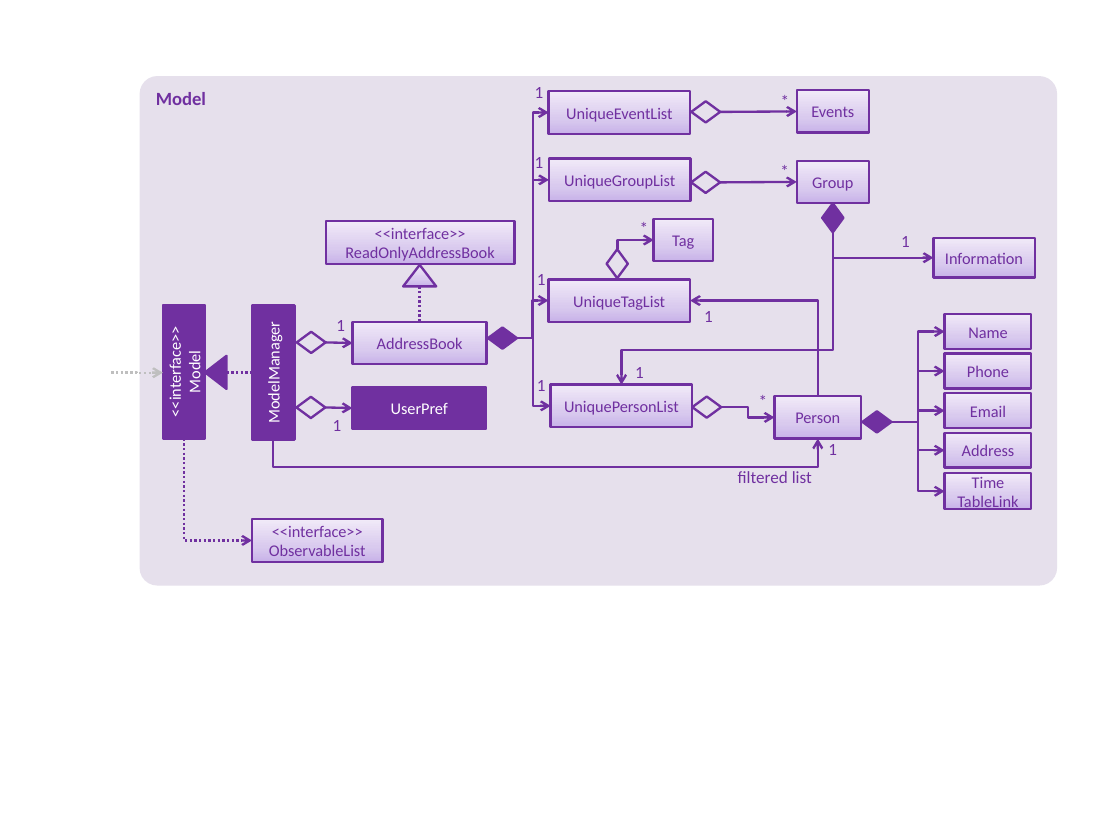
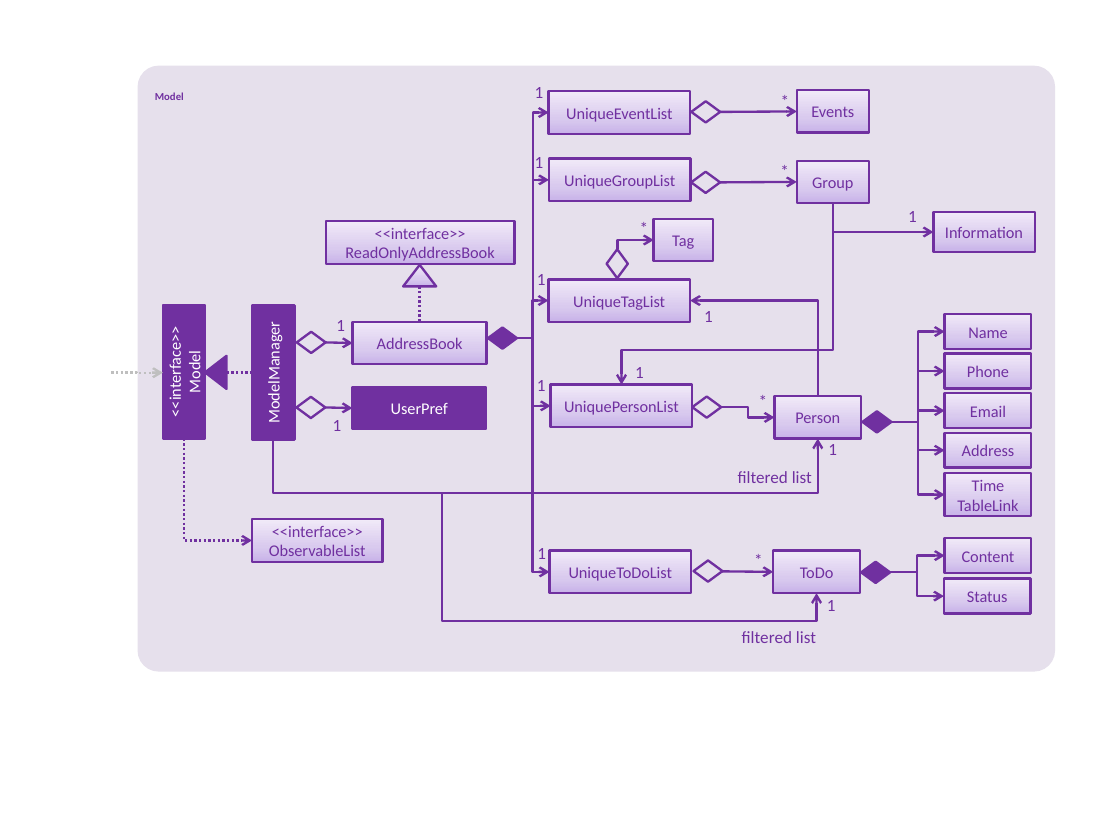
Before and after one commit to nus-cs2103-AY1718S2/addressbook-level4, a slide deck: slide 1 of docs/diagrams/ModelComponentClassDiagram.pptx. Drawn at 1120x840 pixels with LibreOffice and Linux fonts; fonts in the diff are those of the drawing. Boxes give left, top, right and bottom in pixels: in the first picture for what was removed or moved away, otherwise in the second. Text is boxed around its words. In the diff, an @@ line names an element or a change of style, - is before the commit and + after.

Commit message:
update Model Diagram to include UniqueToDoList

```diff
--- a/docs/diagrams/ModelComponentClassDiagram.pptx
+++ b/docs/diagrams/ModelComponentClassDiagram.pptx
@@ rounded rectangle "Model": place and size @@
-rounded rectangle "Model" at <box>140,76,1057,586</box>
+rounded rectangle "Model" at <box>138,66,1055,672</box>
@@ rounded rectangle "Model" at <box>138,66,1055,672</box>: now subscript @@
@@ elbow arrow moved from (833, 232) - (622, 384) to (833, 203) - (622, 384) @@
@@ diamond removed at <box>823,203,844,232</box> @@
@@ elbow arrow moved from (833, 232) - (933, 258) to (833, 207) - (933, 232) @@
@@ text "1": place and size @@
-text "1" at <box>901,236,910,247</box>
+text "1" at <box>908,211,917,222</box>
@@ rectangle "Information": place and size @@
-rectangle "Information" at <box>933,237,1035,278</box>
+rectangle "Information" at <box>933,212,1035,252</box>
@@ elbow arrow added from (533, 336) to (550, 572), #7030A0 1.5 pt @@
@@ elbow arrow (273, 439) - (818, 439): route changed @@
@@ elbow arrow moved from (892, 422) - (944, 492) to (892, 422) - (944, 495) @@
@@ rectangle "Time": place and size @@
-rectangle "Time" at <box>944,474,1030,510</box>
+rectangle "Time" at <box>944,474,1030,516</box>
@@ elbow arrow added from (442, 493) to (816, 594), #7030A0 1.5 pt @@
@@ rectangle added at <box>944,538,1030,572</box>, fill gradient #C9B5E8 to #D8CBEE to #F0EAF9, outline #7030A0 1.5 pt, 10.5 pt, text #7030A0 @@
+Content
@@ text added at <box>537,548,546,559</box>, 11 pt, text #7030A0 @@
+1
@@ rectangle added at <box>550,551,692,594</box>, fill gradient #C9B5E8 to #D8CBEE to #F0EAF9, outline #7030A0 1.5 pt, 10.5 pt, text #7030A0 @@
+UniqueToDoList
@@ diamond added at <box>693,560,722,581</box>, outline #7030A0 1.5 pt @@
@@ text added at <box>747,549,771,571</box>, 11 pt, text #7030A0 @@
+*
@@ rectangle added at <box>773,551,859,594</box>, fill gradient #C9B5E8 to #D8CBEE to #F0EAF9, outline #7030A0 1.5 pt, 10.5 pt, text #7030A0 @@
+ToDo
@@ diamond added at <box>861,562,890,584</box>, fill #7030A0, outline #7030A0 1.5 pt @@
@@ elbow arrow added from (889, 572) to (944, 556), #7030A0 1.5 pt @@
@@ arrow added from (721, 571) to (773, 572), #7030A0 1.5 pt @@
@@ elbow arrow added from (890, 572) to (944, 596), #7030A0 1.5 pt @@
@@ rectangle added at <box>944,579,1030,614</box>, fill gradient #C9B5E8 to #D8CBEE to #F0EAF9, outline #7030A0 1.5 pt, 10.5 pt, text #7030A0 @@
+Status
@@ text added at <box>827,600,836,611</box>, 11 pt, text #7030A0 @@
+1
@@ text added at <box>742,631,816,643</box>, 11 pt, text #7030A0 @@
+filtered list
```
Also in this commit, not shown: 1 other file.
